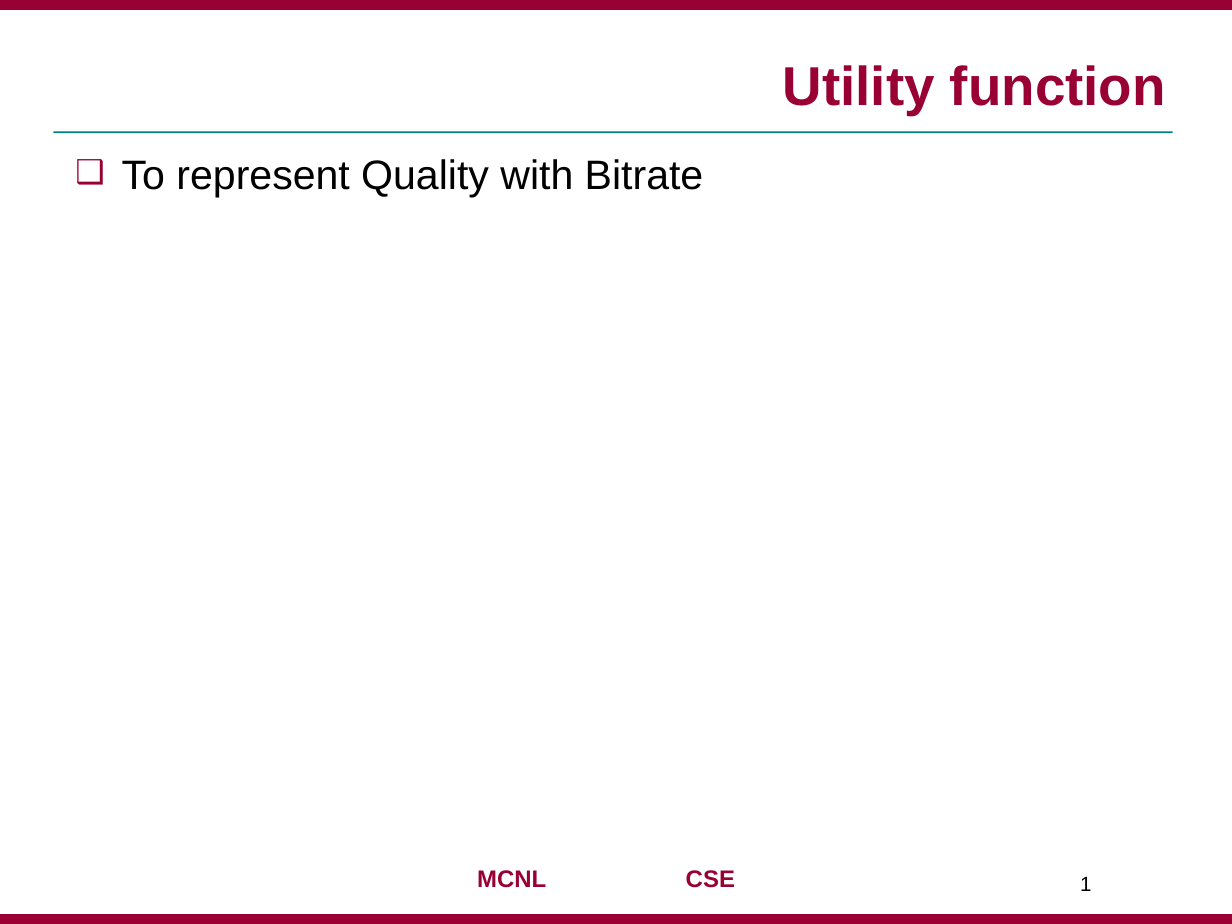
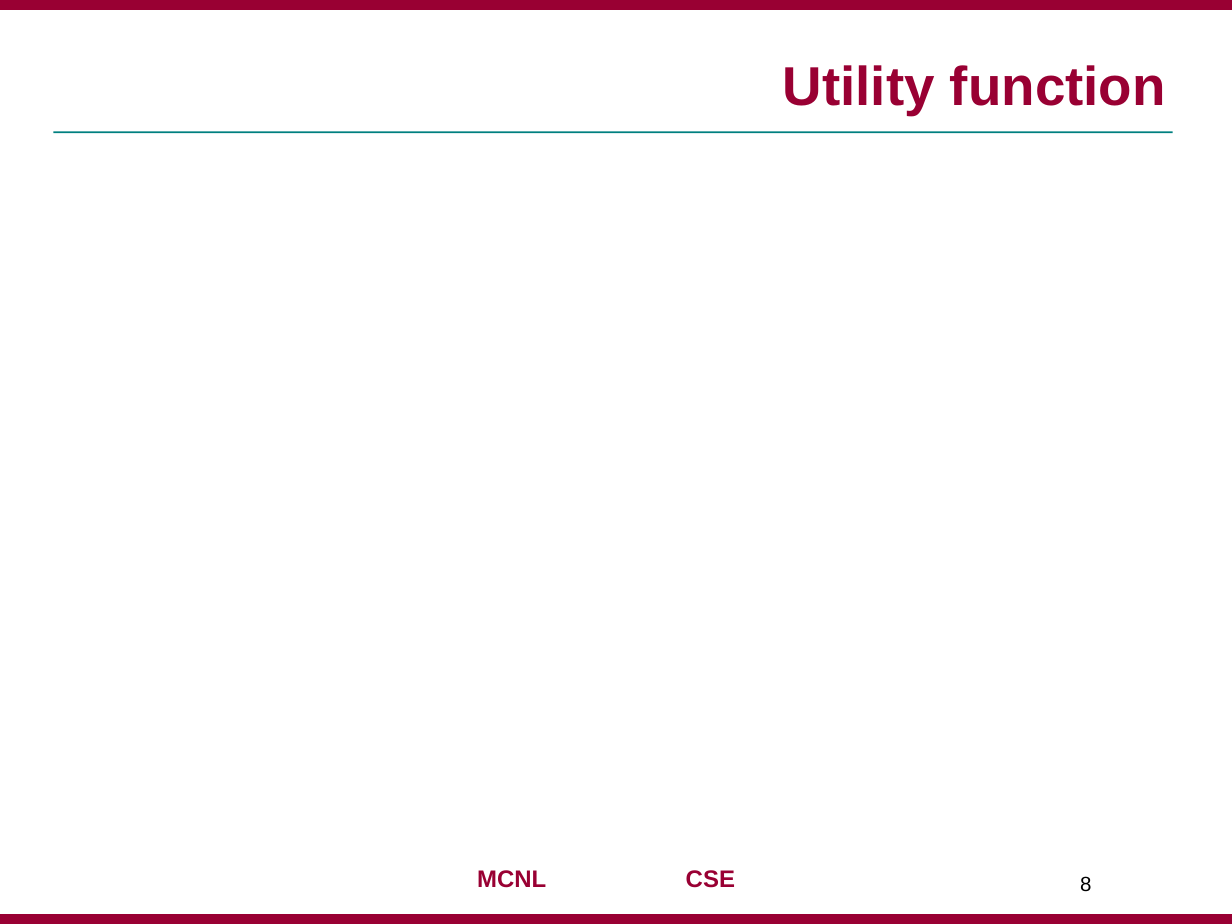
Before and after one commit to jaejunha/Paper, a slide deck: slide 8 of Daily(written_in_Korean)/181116.pptx (slide 1 before the commit). Drawn at 1232x924 pixels with LibreOffice and Linux fonts; fonts in the diff are those of the drawing; grey boxes stand for pictures; background and template pictures are left out. Boxes give left, top, right and bottom in pixels: in the first picture for what was removed or moved away, otherwise in the second. Text is boxed around its words. In the diff, an @@ line names an element or a change of style, - is before the commit and + after.

Commit message:
18.11.16

```diff
--- a/Daily(written_in_Korean)/181116.pptx
+++ b/Daily(written_in_Korean)/181116.pptx
@@ text removed at (x1=122, y1=159, x2=704, y2=197) @@
-❑ To represent Quality with Bitrate
@@ page number at (x1=1080, y1=876, x2=1091, y2=892): text changed @@
-1
+8
```
Also in this commit, not shown: 8 slides added, 1 slide removed.
